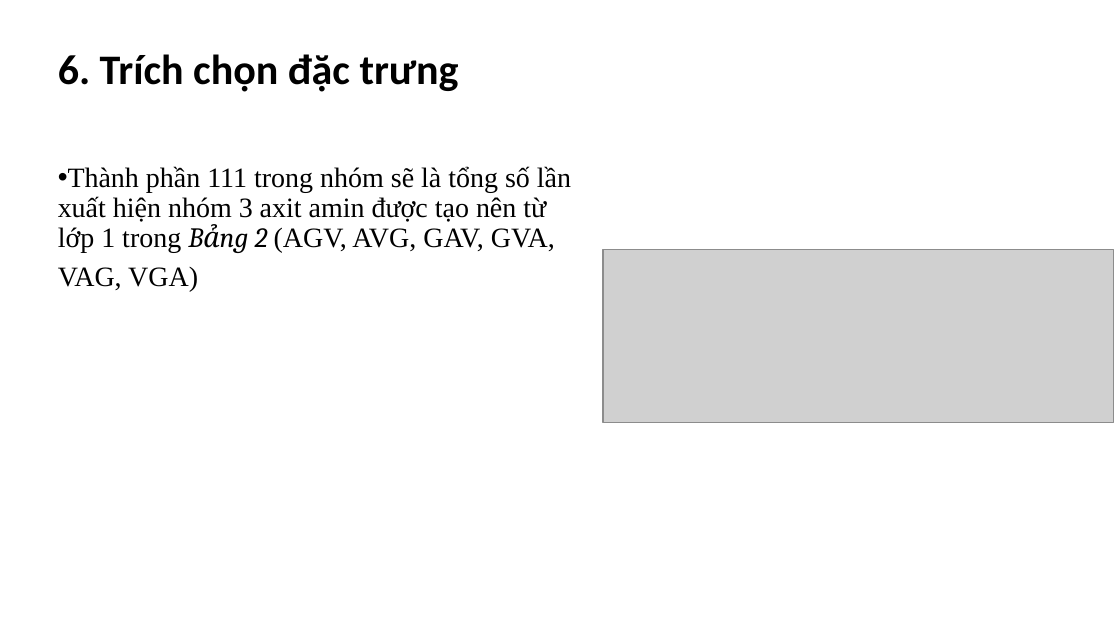
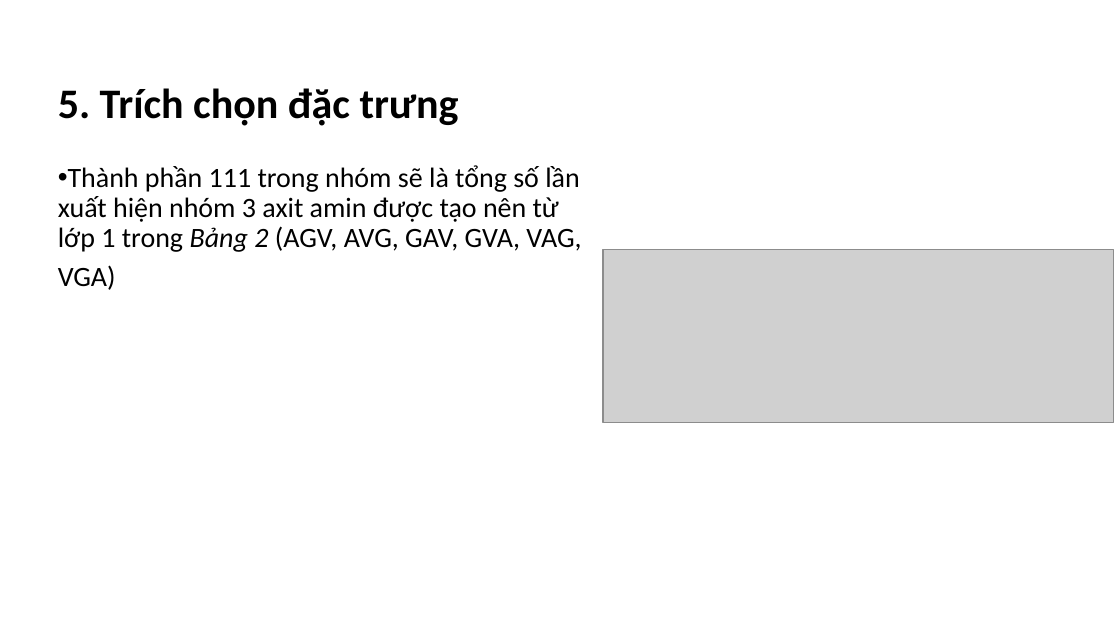
Before and after one commit to dungnguyenhuu/Bioinformatics, a slide deck: slide 9 of Documents/TSH_Slide.pptx (slide 11 before the commit). Drawn at 1120x630 pixels with LibreOffice and Linux fonts; fonts in the diff are those of the drawing; grey boxes stand for pictures; background and template pictures are left out. Boxes give left, top, right and bottom in pixels: in the first picture for what was removed or moved away, otherwise in the second. Text is boxed around its words. In the diff, an @@ line names an element or a change of style, - is before the commit and + after.

```diff
--- a/Documents/TSH_Slide.pptx
+++ b/Documents/TSH_Slide.pptx
@@ title at <box>58,88,459,126</box>: text changed @@
-6. Trích chọn đặc trưng
+5. Trích chọn đặc trưng
@@ text "Thành phần 111 trong nhóm ..." at <box>58,165,581,290</box>: font Times New Roman to Calibri; font Cambria to Calibri in "Bảng 2" @@
```
Also in this commit, not shown: 6 other slides changed, 4 other files.
